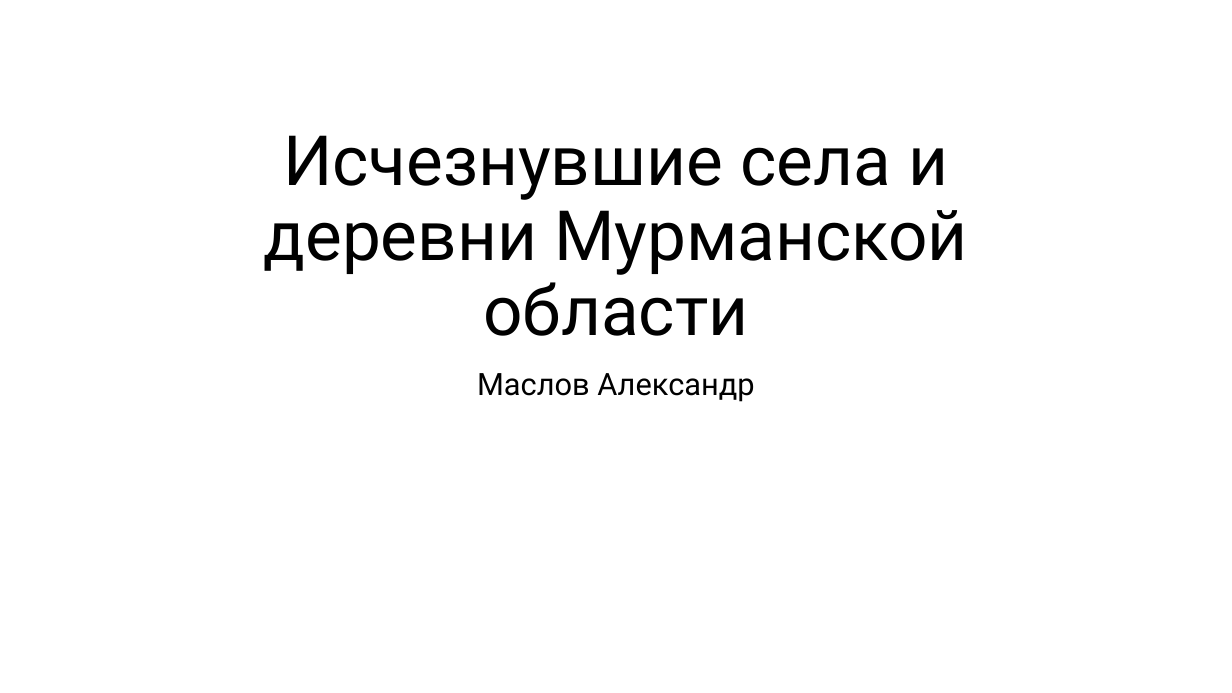
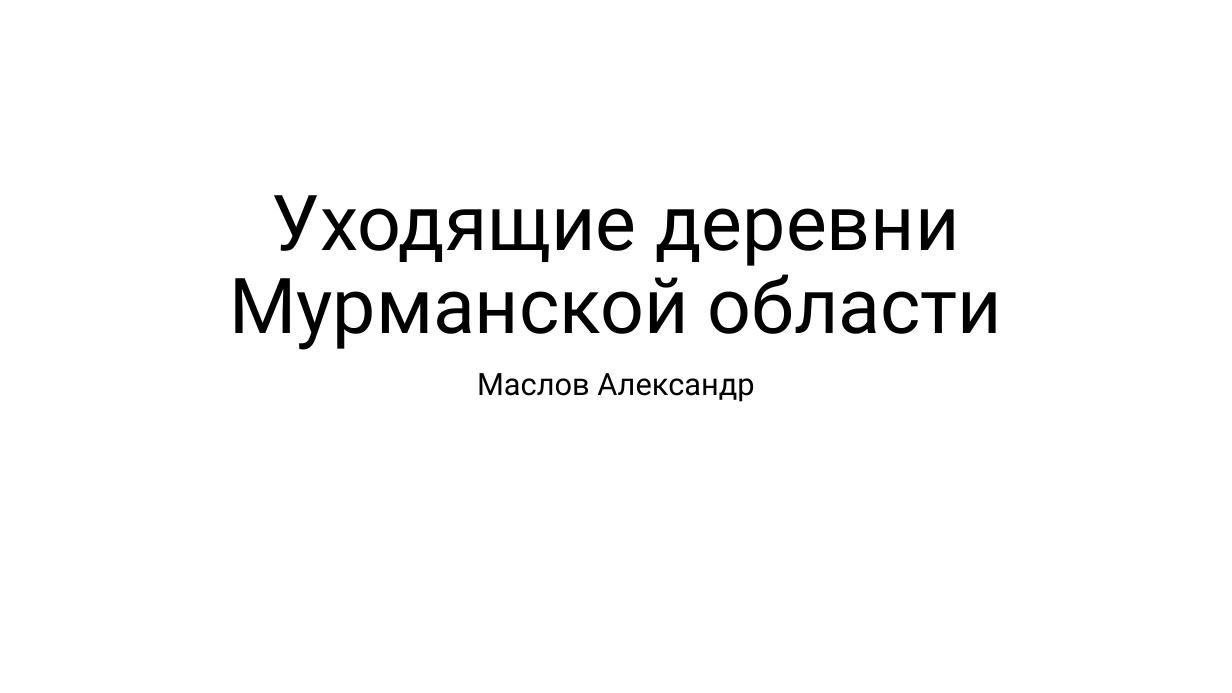
Before and after one commit to AknasMacefg/ITiABD, a slide deck: slide 1 of ОРГ/Зачет/Презентация Microsoft PowerPoint.pptx. Drawn at 1232x693 pixels with LibreOffice and Linux fonts; fonts in the diff are those of the drawing. Boxes give left, top, right and bottom in pixels: in the first picture for what was removed or moved away, otherwise in the second. Text is boxed around its words. In the diff, an @@ line names an element or a change of style, - is before the commit and + after.

```diff
--- a/ОРГ/Зачет/Презентация Microsoft PowerPoint.pptx
+++ b/ОРГ/Зачет/Презентация Microsoft PowerPoint.pptx
@@ title at bbox=[229, 195, 1002, 350]: text changed; size 54 to 60 pt @@
-Исчезнувшие села и деревни Мурманской области
+Уходящие деревни
+Мурманской области
```
Also in this commit, not shown: 6 slides added, 6 other files.
